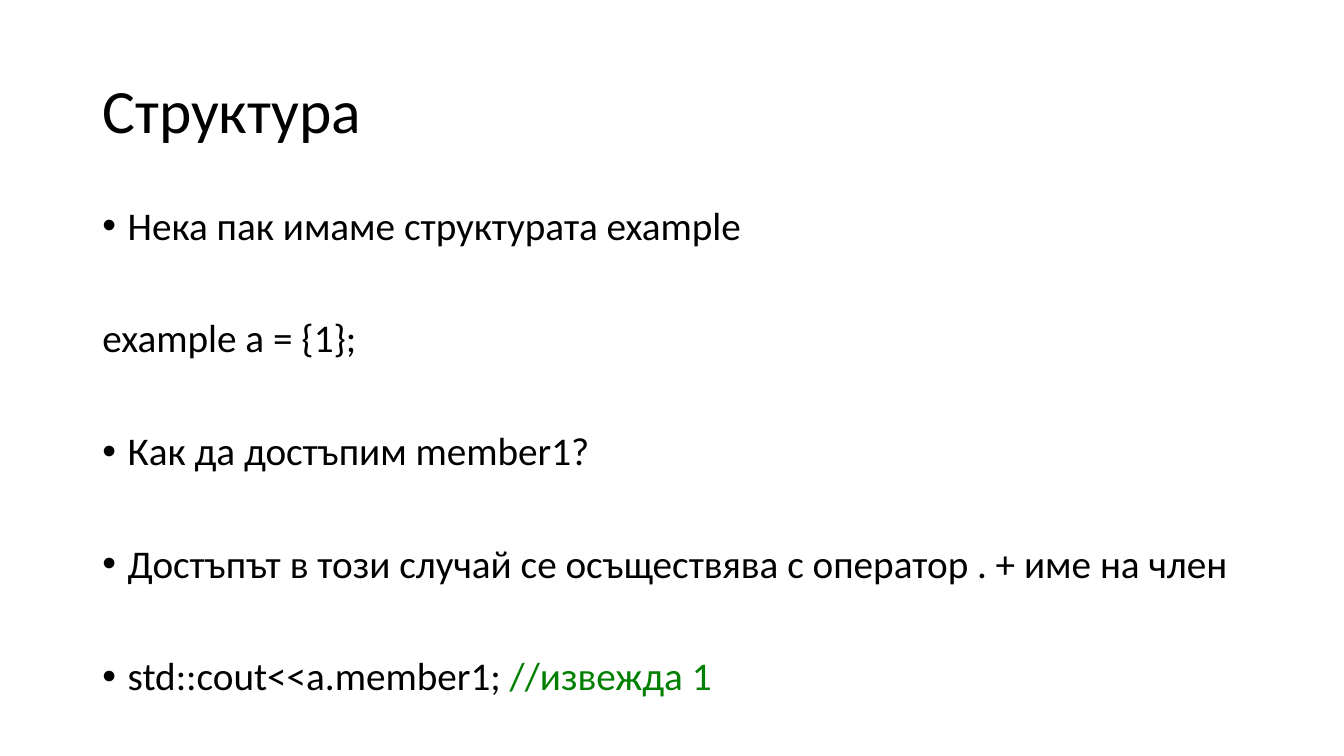
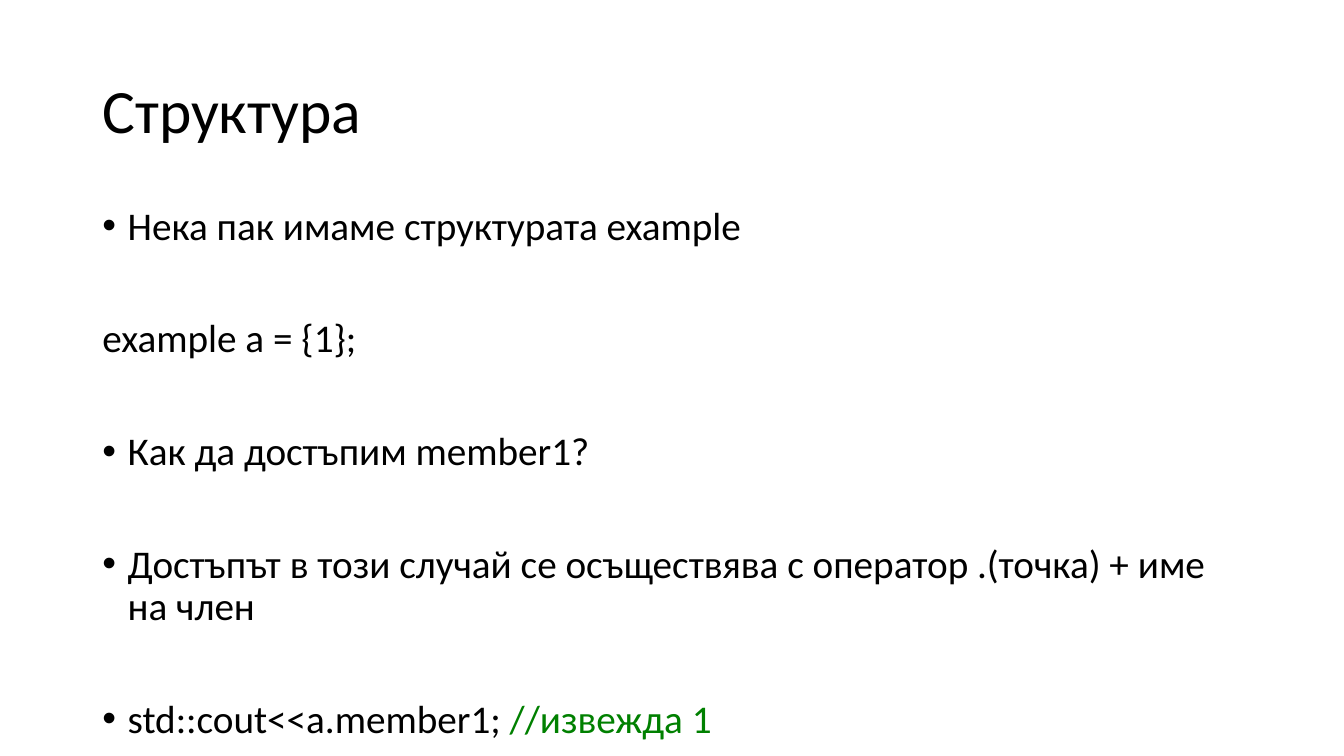
Before and after one commit to Mapmo/Uni-CPP, a slide deck: slide 81 of Introducing To Programming Materials/Consultation 3/Consultation3.pptx (slide 80 before the commit). Drawn at 1344x756 pixels with LibreOffice and Linux fonts; fonts in the diff are those of the drawing. Boxes give left, top, right and bottom in pixels: in the first picture for what was removed or moved away, otherwise in the second. Text is boxed around its words. In the diff, an @@ line names an element or a change of style, - is before the commit and + after.

```diff
--- a/Introducing To Programming Materials/Consultation 3/Consultation3.pptx
+++ b/Introducing To Programming Materials/Consultation 3/Consultation3.pptx
@@ text at [128,549,1205,621]: text changed @@
-• Достъпът в този случай се осъществява с оператор . + име на член
+• Достъпът в този случай се осъществява с оператор .(точка) + име на член
```
Also in this commit, not shown: 2 other slides changed, 2 slides added.
